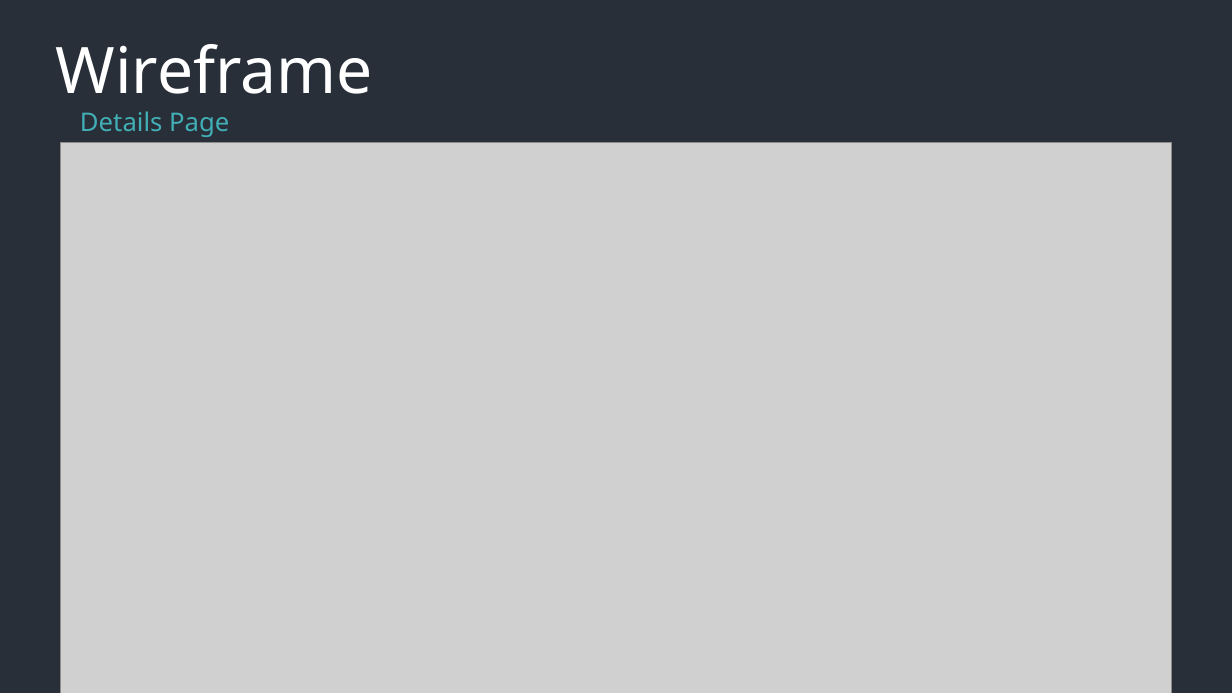
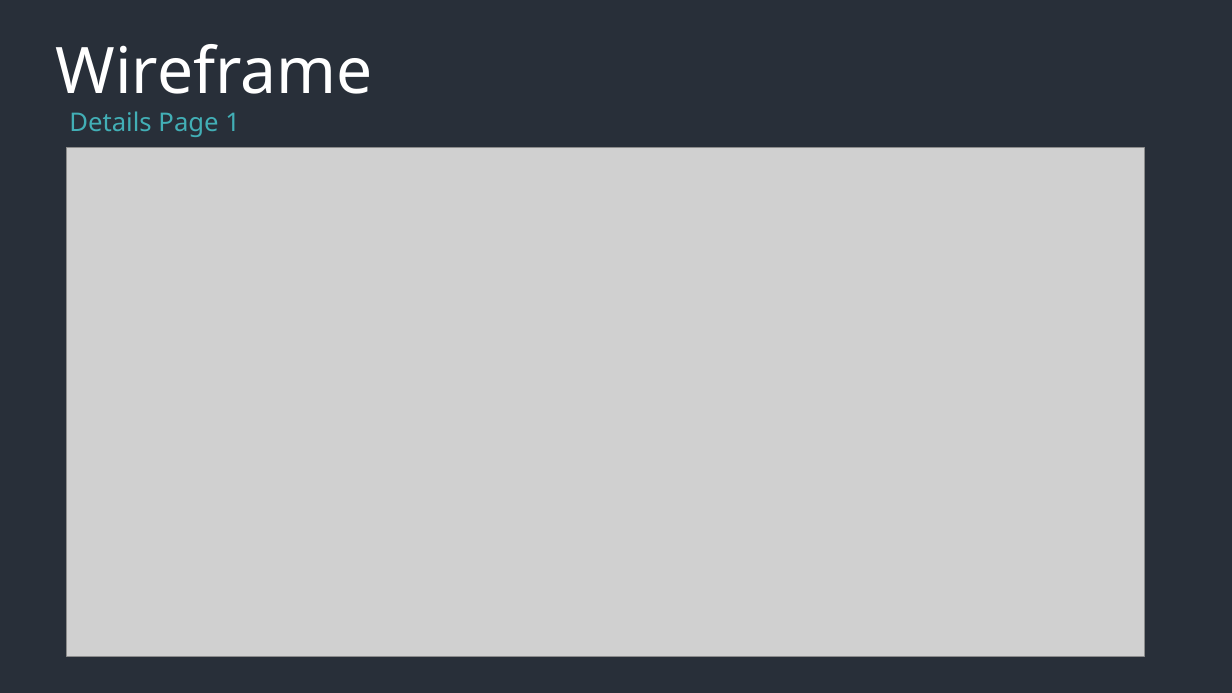
Before and after one commit to shatadaldey/loan_cross-sale, a slide deck: slide 4 of Presentation/ML Engineering - Team 2.pptx. Drawn at 1232x693 pixels with LibreOffice and Linux fonts; fonts in the diff are those of the drawing; grey boxes stand for pictures. Boxes give left, top, right and bottom in pixels: in the first picture for what was removed or moved away, otherwise in the second. Text is boxed around its words. In the diff, an @@ line names an element or a change of style, - is before the commit and + after.

Commit message:
Final Presentation

```diff
--- a/Presentation/ML Engineering - Team 2.pptx
+++ b/Presentation/ML Engineering - Team 2.pptx
@@ text at (69, 111, 240, 137): text changed @@
-Details Page
+Details Page 1
@@ picture: place and size @@
-picture at (60, 143, 1172, 693)
+picture at (67, 148, 1145, 656)
```
Also in this commit, not shown: 2 other slides changed, 1 slide added, 1 other file.
